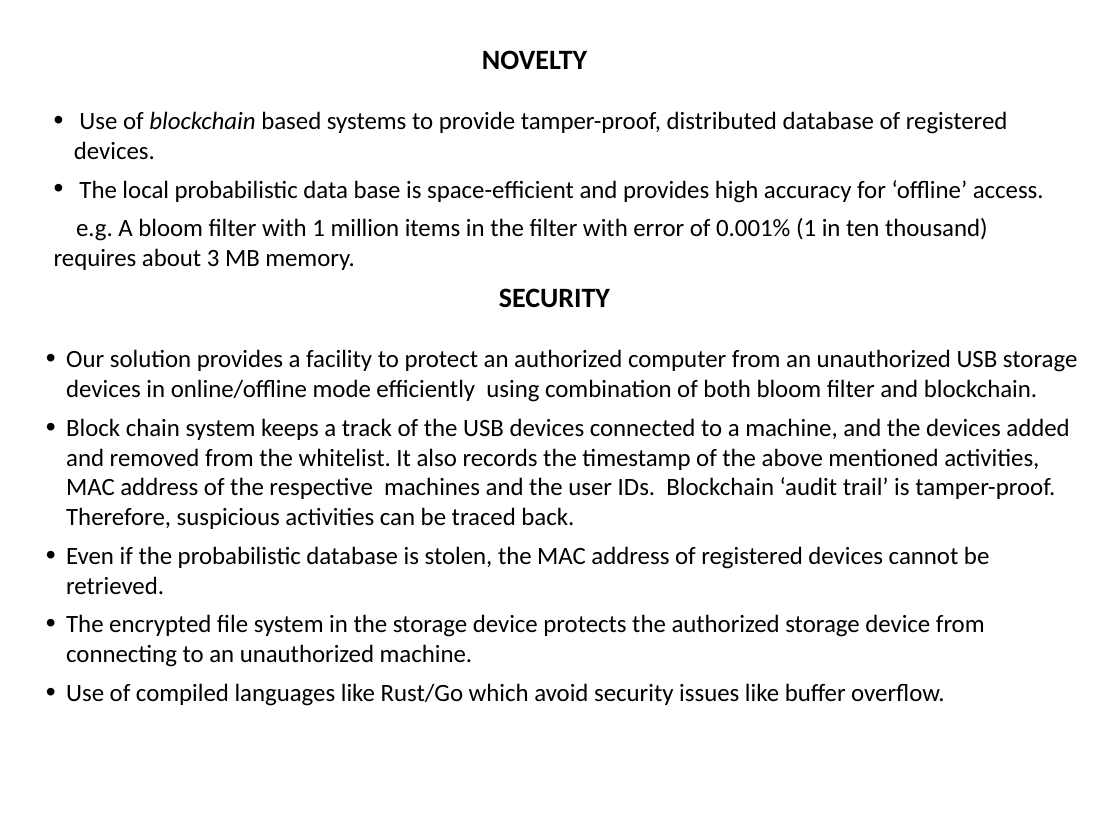
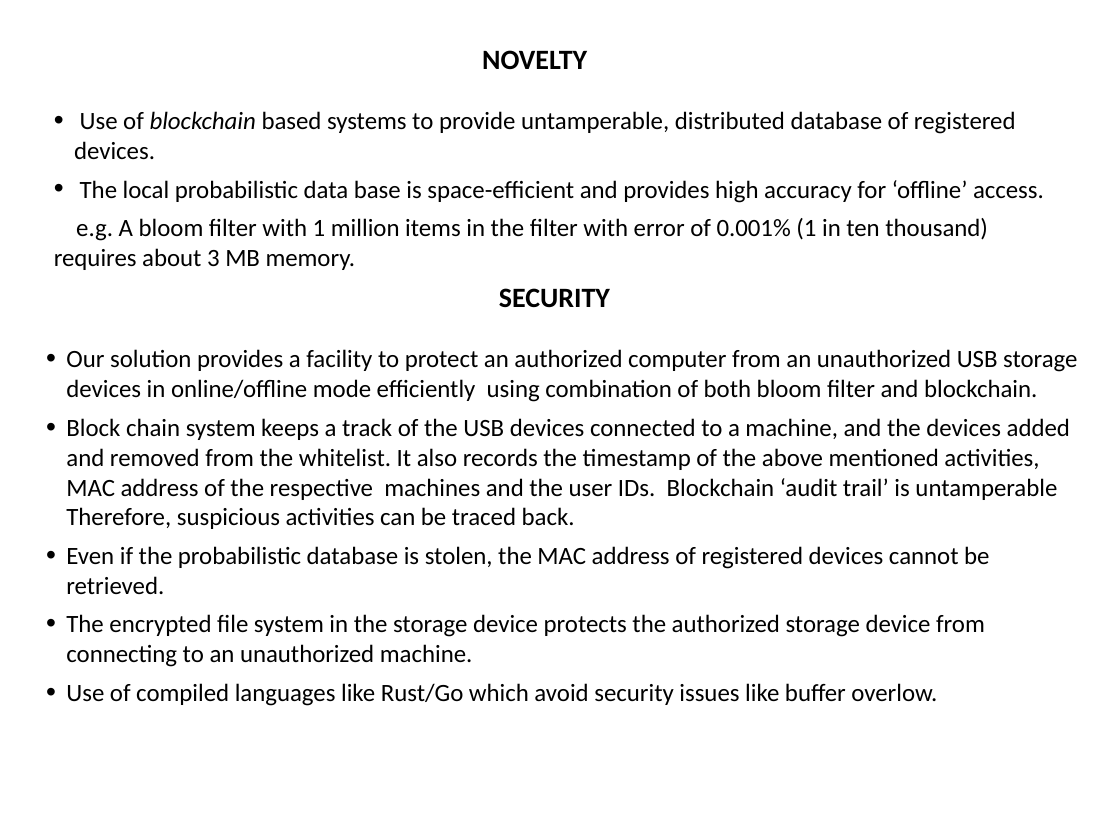
Before and after one commit to Dashree/sih2018, a slide deck: slide 4 of Gov_templates/USB_whitelist.pptx. Drawn at 1120x840 pixels with LibreOffice and Linux fonts; fonts in the diff are those of the drawing. Boxes give left, top, right and bottom in pixels: in the first picture for what was removed or moved away, otherwise in the second. Text is boxed around its words. In the diff, an @@ line names an element or a change of style, - is before the commit and + after.

```diff
--- a/Gov_templates/USB_whitelist.pptx
+++ b/Gov_templates/USB_whitelist.pptx
@@ text at [74,111,1016,160]: text changed @@
-• Use of blockchain based systems to provide tamper-proof, distributed database of registered devices.
+• Use of blockchain based systems to provide untamperable, distributed database of registered devices.
@@ text at [66,418,1070,529]: text changed @@
-• Block chain system keeps a track of the USB devices connected to a machine, and the devices added and removed from the whitelist. It also records the timestamp of the above mentioned activities, MAC address of the respective machines and the user IDs. Blockchain ‘audit trail’ is tamper-proof. Therefore, suspicious activities can be traced back.
+• Block chain system keeps a track of the USB devices connected to a machine, and the devices added and removed from the whitelist. It also records the timestamp of the above mentioned activities, MAC address of the respective machines and the user IDs. Blockchain ‘audit trail’ is untamperable Therefore, suspicious activities can be traced back.
@@ text at [66,683,937,706]: text changed @@
-• Use of compiled languages like Rust/Go which avoid security issues like buffer overflow.
+• Use of compiled languages like Rust/Go which avoid security issues like buffer overlow.
```
Also in this commit, not shown: 3 other slides changed.
